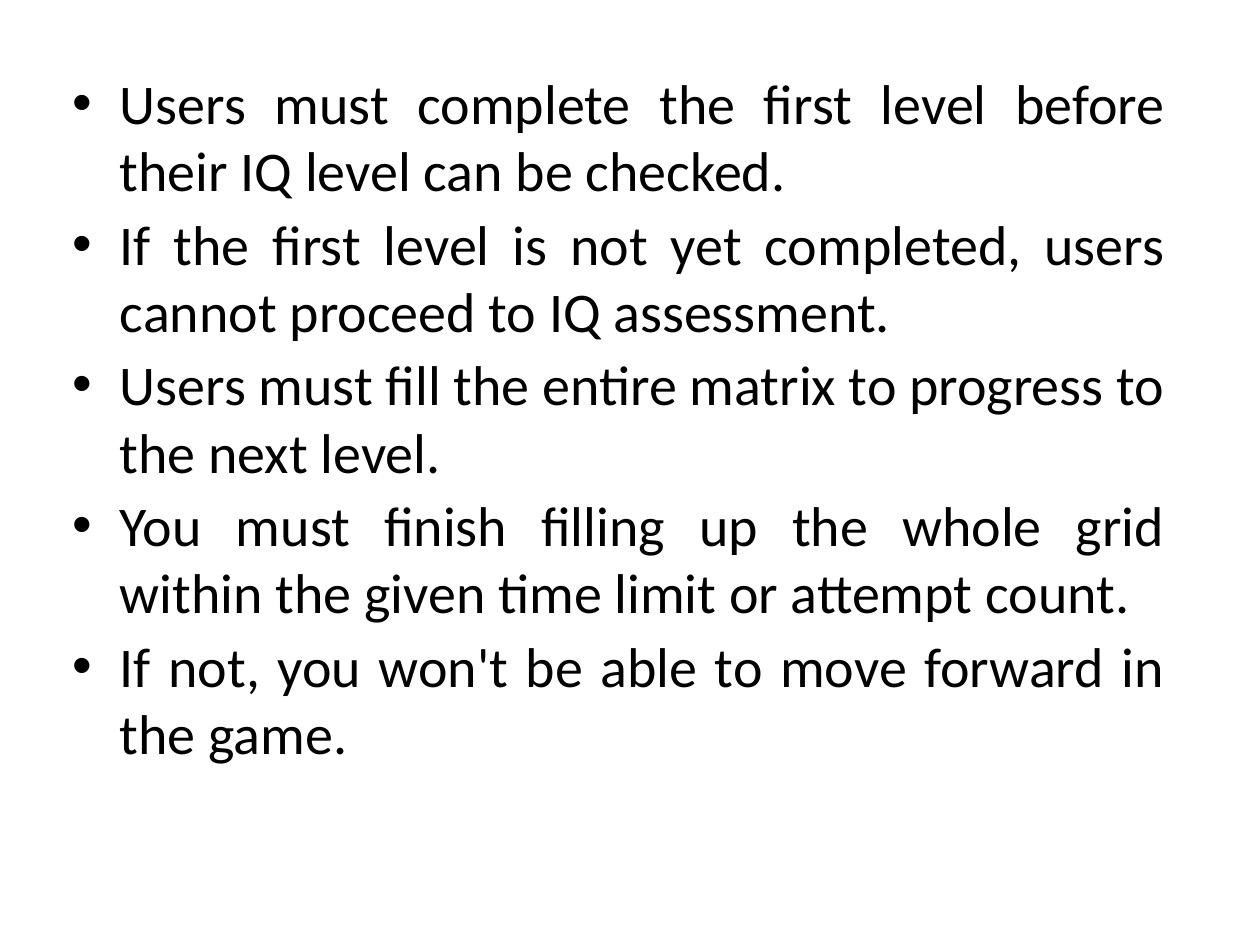
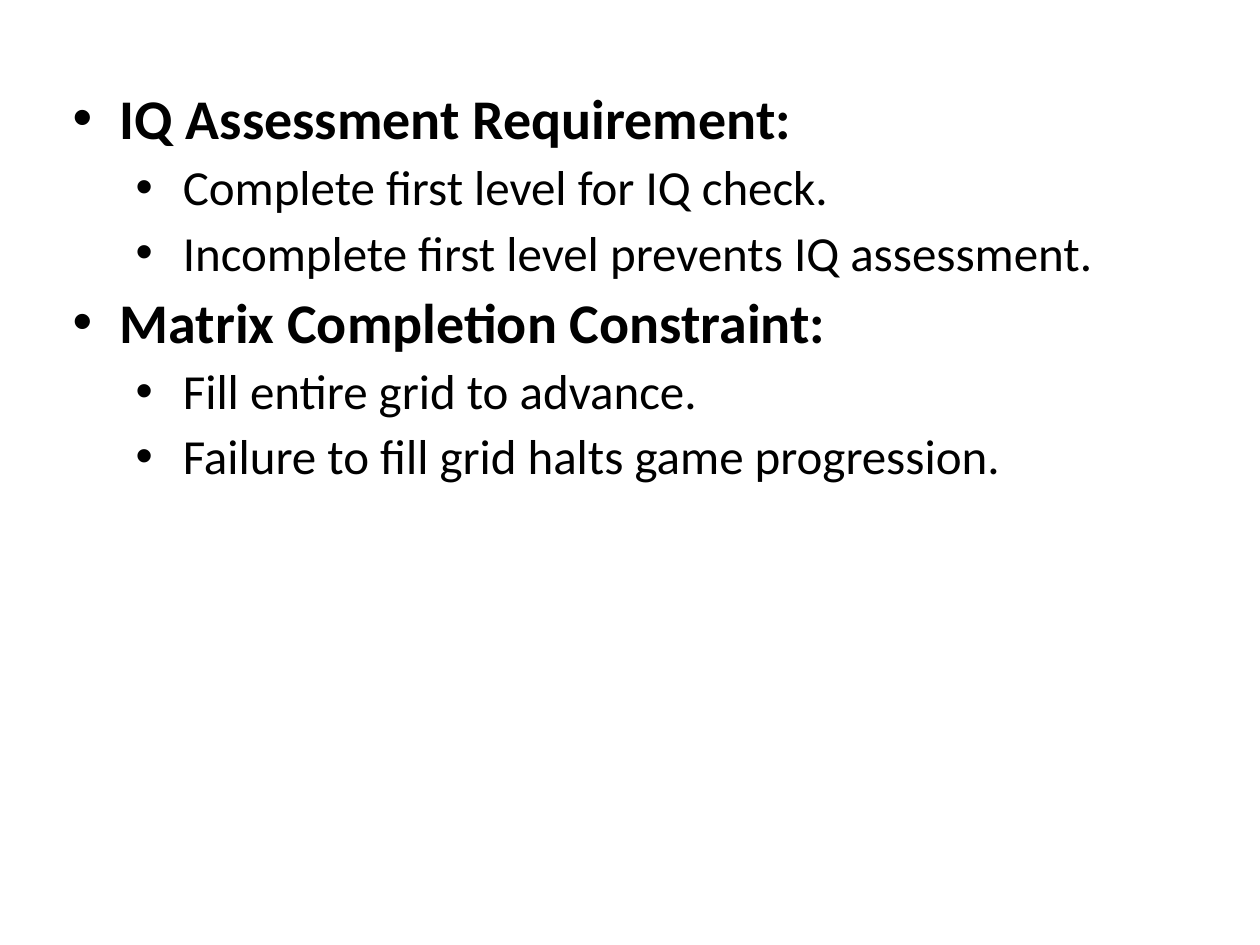
Before and after one commit to NofilUllah/FYP-All-Works, a slide deck: slide 22 of Proposal Presentation Template - 03_29409_22816_22664.pptx. Drawn at 1260x945 pixels with LibreOffice and Linux fonts; fonts in the diff are those of the drawing; background and template pictures are left out. Boxes give left, top, right and bottom in pixels: in the first picture for what was removed or moved away, otherwise in the second. Text is boxed around its words. In the diff, an @@ line names an element or a change of style, - is before the commit and + after.

```diff
--- a/Proposal Presentation Template - 03_29409_22816_22664.pptx
+++ b/Proposal Presentation Template - 03_29409_22816_22664.pptx
@@ text at box(120, 99, 1092, 483): text changed; size 32 to 28 pt @@
-• Users must complete the first level before their IQ level can be checked.
-• If the first level is not yet completed, users cannot proceed to IQ assessment.
-• Users must fill the entire matrix to progress to the next level.
-• You must finish filling up the whole grid within the given time limit or attempt count.
-• If not, you won't be able to move forward in the game.
+• IQ Assessment Requirement:
+  • Complete first level for IQ check.
+  • Incomplete first level prevents IQ assessment.
+• Matrix Completion Constraint:
+  • Fill entire grid to advance.
+  • Failure to fill grid halts game progression.
```
Also in this commit, not shown: 10 other slides changed, 1 slide added, 1 slide removed.
